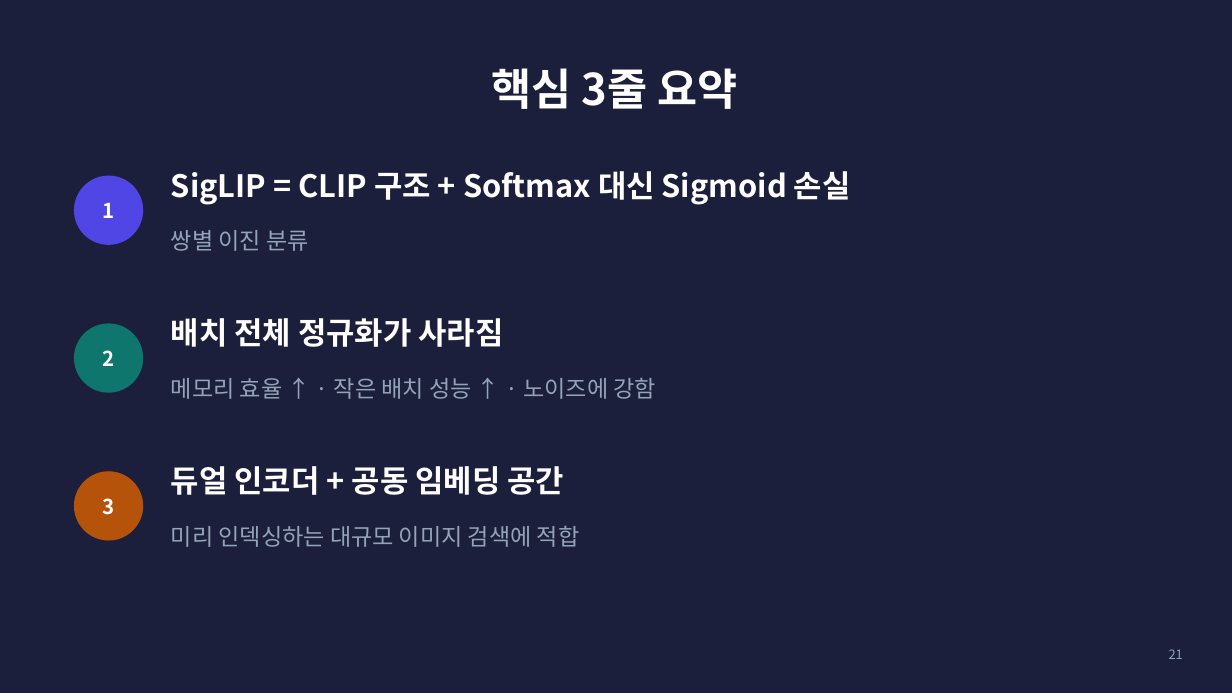
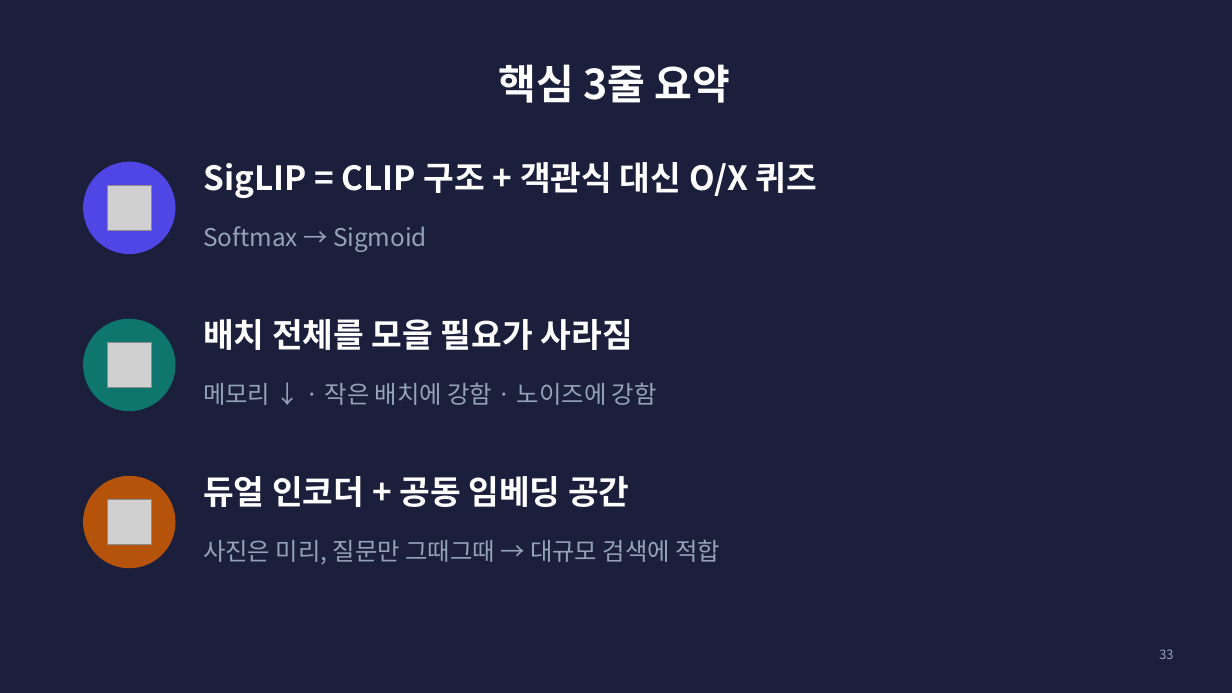
Before and after one commit to gaeun-k/DRAG, a slide deck: slide 33 of week4-siglip/김가은/SigLIP_4주차_발표.pptx (slide 21 before the commit). Drawn at 1232x693 pixels with LibreOffice and Linux fonts; fonts in the diff are those of the drawing; grey boxes stand for pictures. Boxes give left, top, right and bottom in pixels: in the first picture for what was removed or moved away, otherwise in the second. Text is boxed around its words. In the diff, an @@ line names an element or a change of style, - is before the commit and + after.

```diff
--- a/week4-siglip/김가은/SigLIP_4주차_발표.pptx
+++ b/week4-siglip/김가은/SigLIP_4주차_발표.pptx
@@ title "핵심 3줄 요약": place and size @@
-title "핵심 3줄 요약" at [491,68,737,109]
+title "핵심 3줄 요약" at [498,64,731,103]
@@ title "핵심 3줄 요약" at [498,64,731,103]: size 34 to 32 pt @@
@@ ellipse: place and size @@
-ellipse at [74,176,143,245]
+ellipse at [83,162,176,254]
@@ text at [203,162,817,198]: text changed; size 24 to 26 pt @@
-SigLIP = CLIP 구조 + Softmax 대신 Sigmoid 손실
+SigLIP = CLIP 구조 + 객관식 대신 O/X 퀴즈
@@ text removed at [103,203,115,218] @@
-1
@@ picture added at [107,186,152,230] @@
@@ text removed at [171,230,309,251] @@
-쌍별 이진 분류
@@ text added at [203,226,427,252], 19 pt, text #94A3B8 @@
+Softmax → Sigmoid
@@ ellipse: place and size @@
-ellipse at [74,323,143,393]
+ellipse at [83,319,176,411]
@@ text at [203,319,634,350]: text changed; size 24 to 26 pt @@
-배치 전체 정규화가 사라짐
+배치 전체를 모을 필요가 사라짐
@@ text removed at [103,350,115,366] @@
-2
@@ picture added at [107,343,152,387] @@
@@ text at [203,382,657,405]: text changed; size 18 to 19 pt @@
-메모리 효율 ↑ · 작은 배치 성능 ↑ · 노이즈에 강함
+메모리 ↓ · 작은 배치에 강함 · 노이즈에 강함
@@ ellipse: place and size @@
-ellipse at [74,471,143,541]
+ellipse at [83,476,176,568]
@@ text "듀얼 인코더 + 공동 임베딩 ...": place and size @@
-text "듀얼 인코더 + 공동 임베딩 ..." at [171,466,564,495]
+text "듀얼 인코더 + 공동 임베딩 ..." at [203,476,629,507]
@@ text "듀얼 인코더 + 공동 임베딩 ..." at [203,476,629,507]: size 24 to 26 pt @@
@@ text removed at [103,498,115,515] @@
-3
@@ picture added at [107,500,152,544] @@
@@ text at [203,539,720,564]: text changed; size 18 to 19 pt @@
-미리 인덱싱하는 대규모 이미지 검색에 적합
+사진은 미리, 질문만 그때그때 → 대규모 검색에 적합
@@ page number added at [1159,649,1173,659], 10 pt, text #94A3B8 @@
+33
@@ page number removed at [1169,649,1183,659] @@
-21
```
Also in this commit, not shown: 13 other slides changed, 23 slides added, 11 slides removed.
